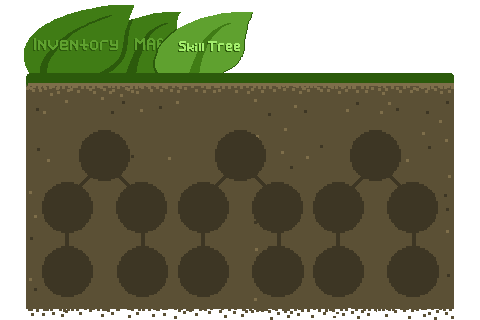
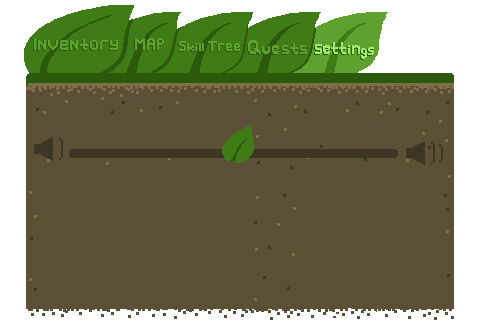
Comparing the layer stacks of the two 480x320 images. Changes:
hid group "Skill Tree" (2nd of 2) (34 layers) over bbox(34, 12, 443, 297)
added group "Settings" with 14 layers over bbox(34, 12, 443, 297)
added layer "volumeUp" in group "Settings" over bbox(406, 141, 443, 165)
added layer "volumeDown" in group "Settings" over bbox(34, 124, 254, 163)
added layer "volumeSlider" in group "Settings" over bbox(69, 149, 398, 158)
added layer "SettingsText" in group "Settings" over bbox(315, 42, 374, 59)
added layer "SettingsText copy" in group "Settings" over bbox(314, 43, 373, 60)
added layer "SettingsLeaf" in group "Settings" over bbox(286, 12, 388, 73)
added layer "QuestsText" in group "Settings" over bbox(236, 40, 307, 55)
added layer "QuestsLeaf" in group "Settings" over bbox(219, 12, 321, 73)
added layer "tabs copy" (3rd of 3, in "Settings") in group "Settings" over bbox(151, 12, 253, 73)
added layer "speckles copy" (3rd of 3, in "Settings") in group "Settings" over bbox(34, 124, 443, 297)
added layer "bg copy" (3rd of 3, in "Settings") in group "Settings" over bbox(34, 124, 443, 297)
